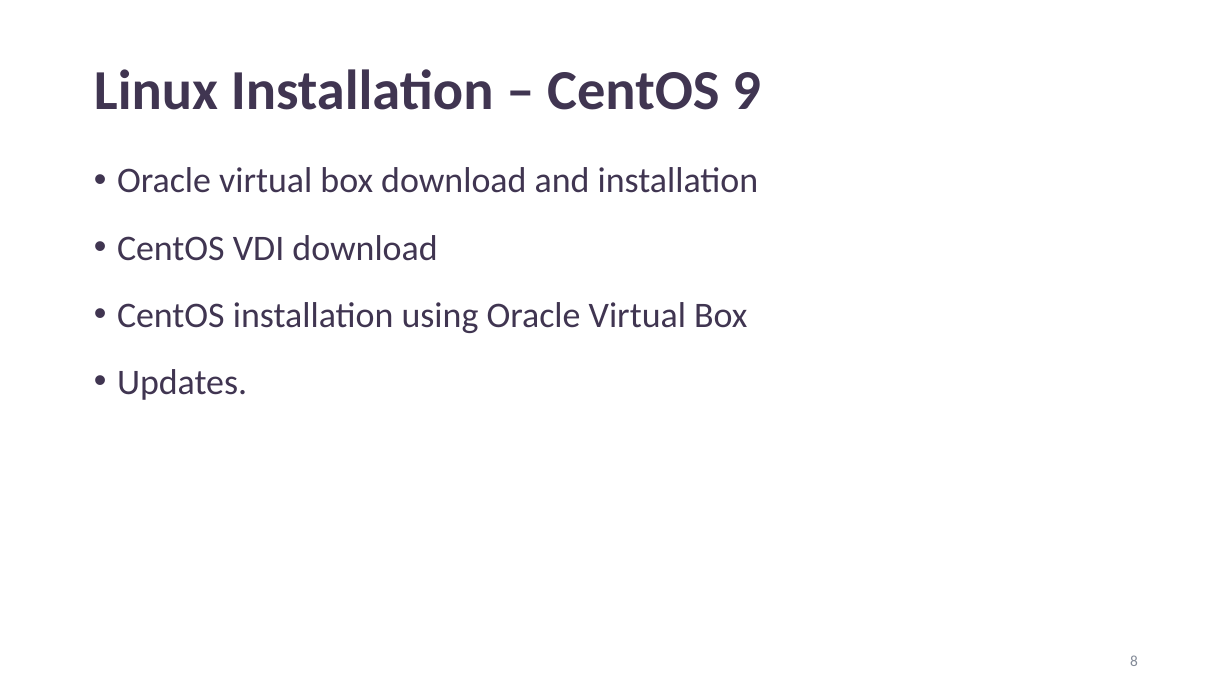
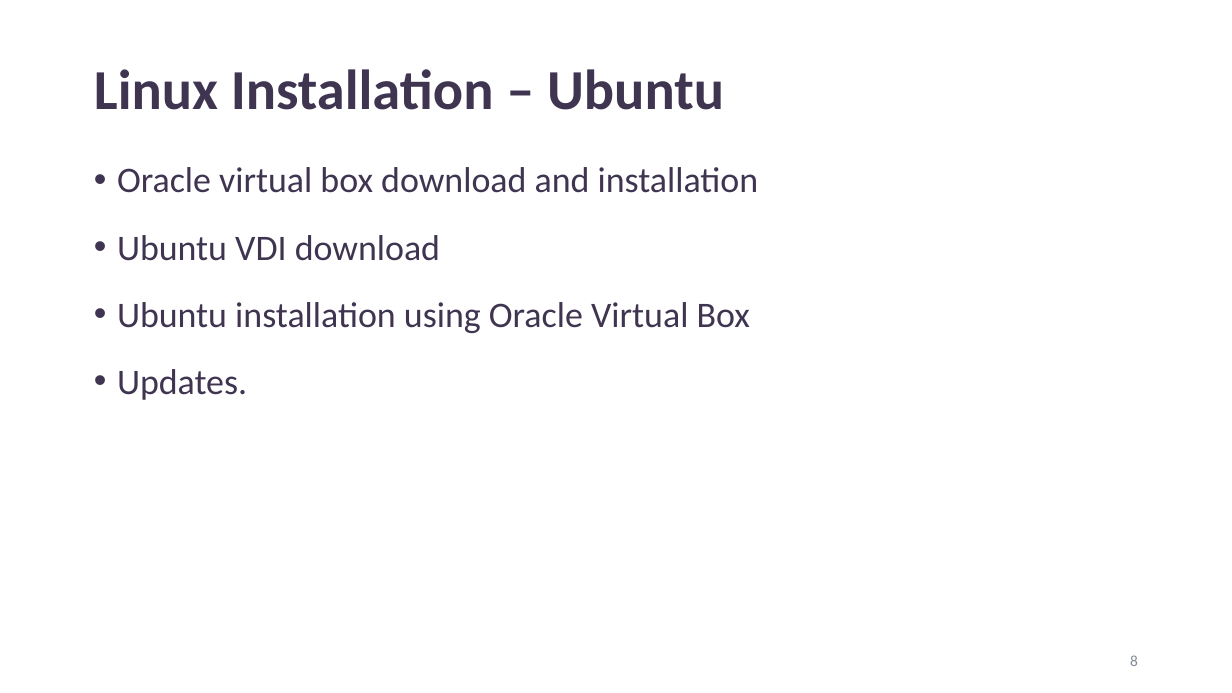
Before and after one commit to logicopslab/DevSecOps_Project, a slide deck: slide 8 of DevSecOps V1.1.pptx. Drawn at 1232x693 pixels with LibreOffice and Linux fonts; fonts in the diff are those of the drawing. Boxes give left, top, right and bottom in pixels: in the first picture for what was removed or moved away, otherwise in the second. Text is boxed around its words. In the diff, an @@ line names an element or a change of style, - is before the commit and + after.

```diff
--- a/DevSecOps V1.1.pptx
+++ b/DevSecOps V1.1.pptx
@@ title at bbox=[94, 69, 724, 110]: text changed @@
-Linux Installation – CentOS 9
+Linux Installation – Ubuntu
@@ text at bbox=[117, 235, 750, 333]: text changed @@
-• CentOS VDI download
-• CentOS installation using Oracle Virtual Box
+• Ubuntu VDI download
+• Ubuntu installation using Oracle Virtual Box
```
Also in this commit, not shown: 1 slide added, 12 other files.
